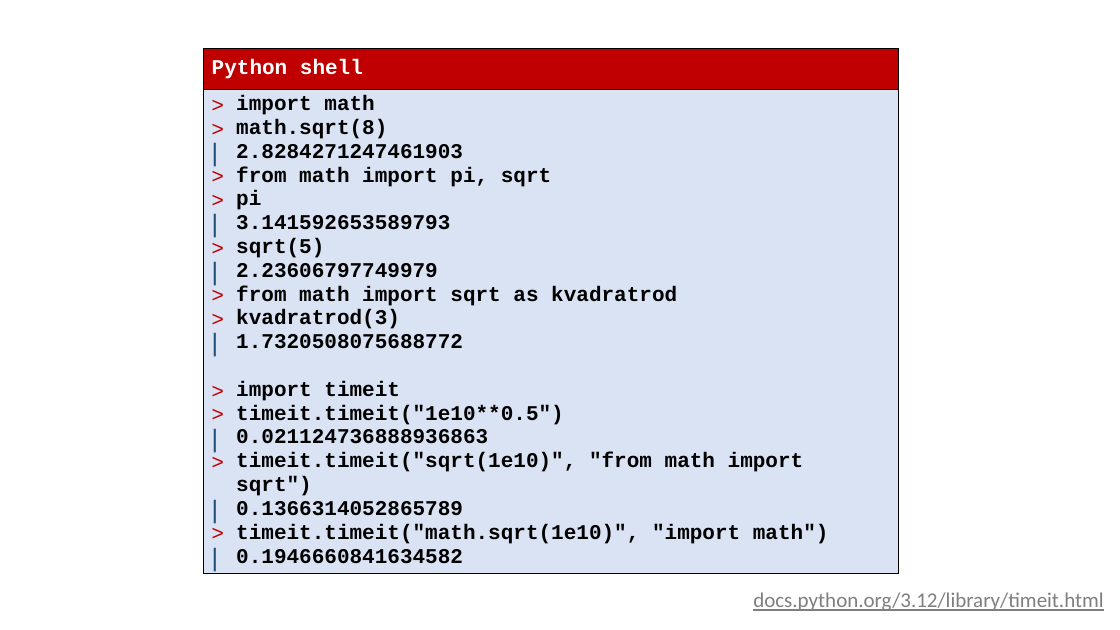
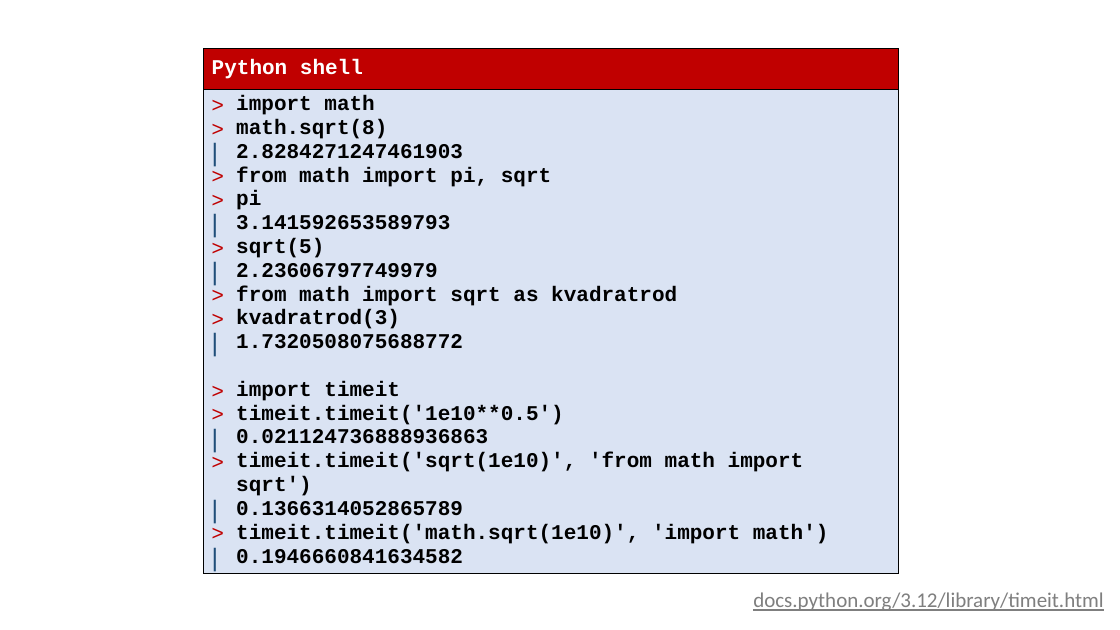
Before and after one commit to gsbrodal/gsbrodal.github.io, a slide deck: slide 10 of ipsa/slides/operations.pptx. Drawn at 1120x630 pixels with LibreOffice and Linux fonts; fonts in the diff are those of the drawing. Boxes give left, top, right and bottom in pixels: in the first picture for what was removed or moved away, otherwise in the second. Text is boxed around its words. In the diff, an @@ line names an element or a change of style, - is before the commit and + after.

```diff
--- a/ipsa/slides/operations.pptx
+++ b/ipsa/slides/operations.pptx
@@ table at (203,49,899,576) @@
@@ row 2, column 1: "import math / math.sqrt(8) / 2.8284271247461903 / from math import pi, sqrt / pi / 3.141592653589793 / sqrt(5) / 2.23606797749979 / from math import sqrt as kvadratrod / kvadratrod(3) / 1.7320508075688772 / import timeit / timeit.timeit("1e10**0.5") / 0.021124736888936863 / timeit.timeit("sqrt(1e10)", "from math import sqrt") / 0.1366314052865789 / timeit.timeit("math.sqrt(1e10)", "import math") / 0.1946660841634582" to "import math / math.sqrt(8) / 2.8284271247461903 / from math import pi, sqrt / pi / 3.141592653589793 / sqrt(5) / 2.23606797749979 / from math import sqrt as kvadratrod / kvadratrod(3) / 1.7320508075688772 / import timeit / timeit.timeit('1e10**0.5') / 0.021124736888936863 / timeit.timeit('sqrt(1e10)', 'from math import sqrt') / 0.1366314052865789 / timeit.timeit('math.sqrt(1e10)', 'import math') / 0.1946660841634582" @@
```
Also in this commit, not shown: 2 other slides changed, 6 other files.
